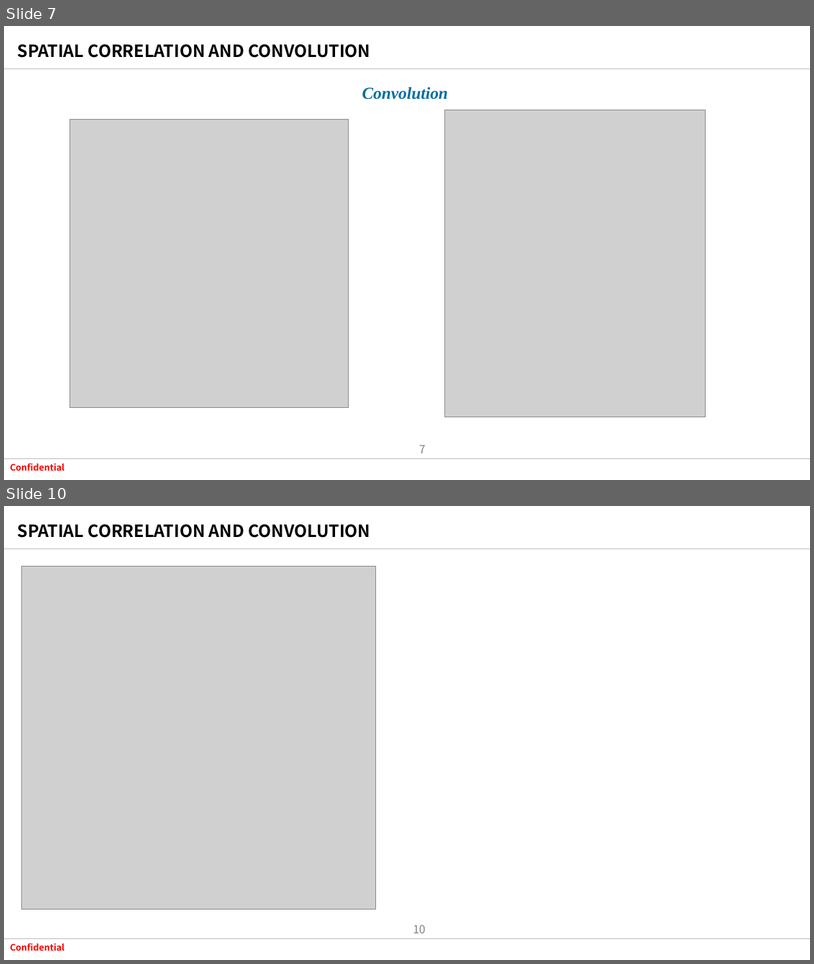
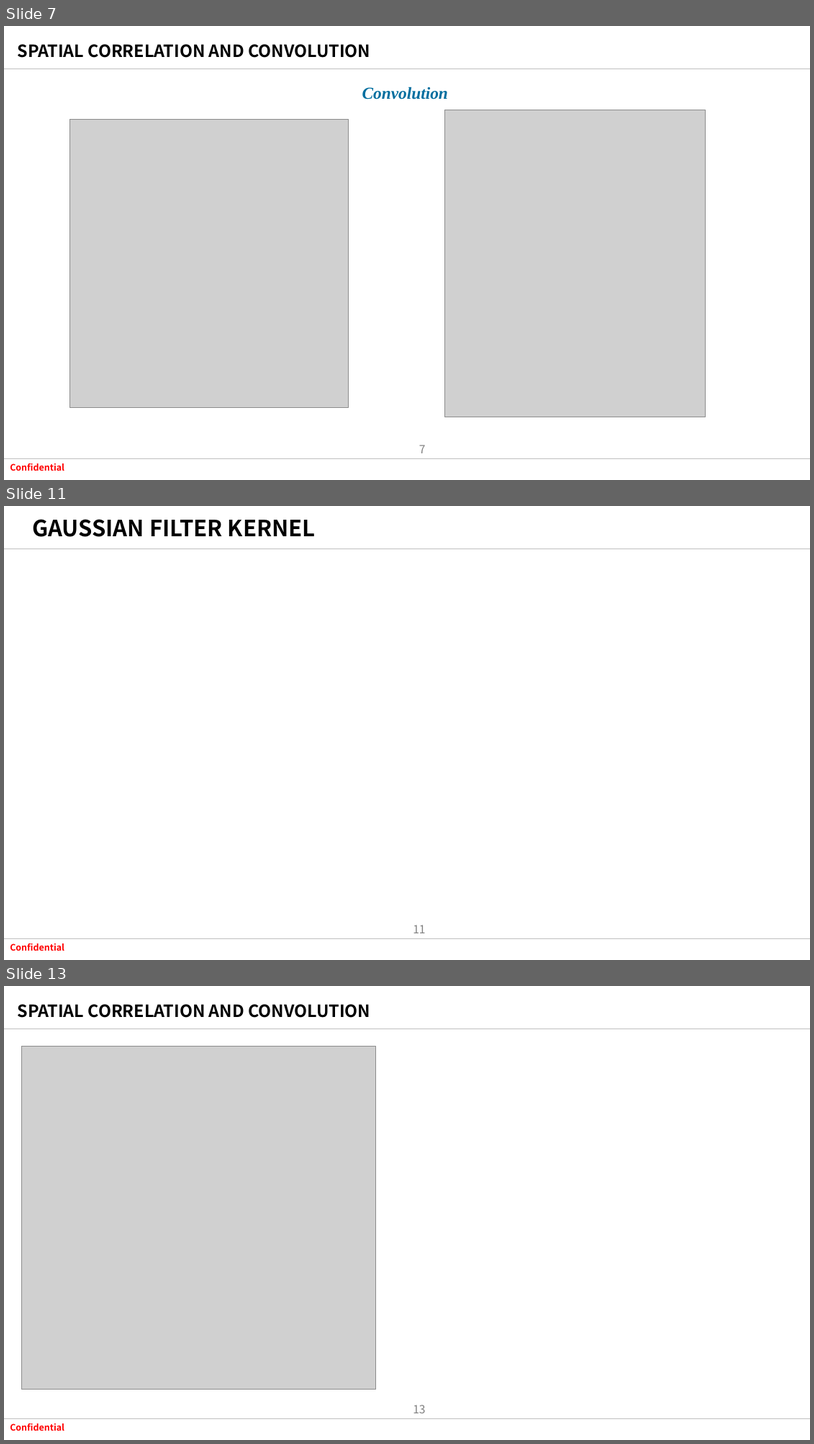
Before and after one commit to tuananh020400/FresherXavisTech, a slide deck: Document/SlideWeek2/Spatial Filltering .pptx. Shown one above the other, each under a label of ours: slides 7 and 10 before the commit, slides 7, 11 and 13 after it; the slides between them are not shown. The pictures are 814x964 and 814x1444 pixels, drawn with LibreOffice and Linux fonts; fonts in the diff are those of the drawing; grey boxes stand for pictures; background and template pictures are left out. Boxes give left, top, right and bottom in pixels: in the first picture for what was removed or moved away, otherwise in the second. Text is boxed around its words. In the diff, an @@ line names an element or a change of style, - is before the commit and + after.

Commit message:
Box filter

```diff
--- a/Document/SlideWeek2/Spatial Filltering .pptx
+++ b/Document/SlideWeek2/Spatial Filltering .pptx
@@ slide 11 added at (4,506,810,960), background #FFFFFF; not listed: 4 template elements that a slide beside it also shows @@
@@ title added at (32,519,316,537), 26.6 pt, text #000000, bold @@
+GAUSSIAN FILTER KERNEL
@@ what was slide 10 is now slide 13 @@
@@ page number at (413,1404,425,1413): text changed @@
-10
+13
```
Also in this commit, not shown: 4 slides changed, 2 other slides added, 3 slides removed, 3 other files.
